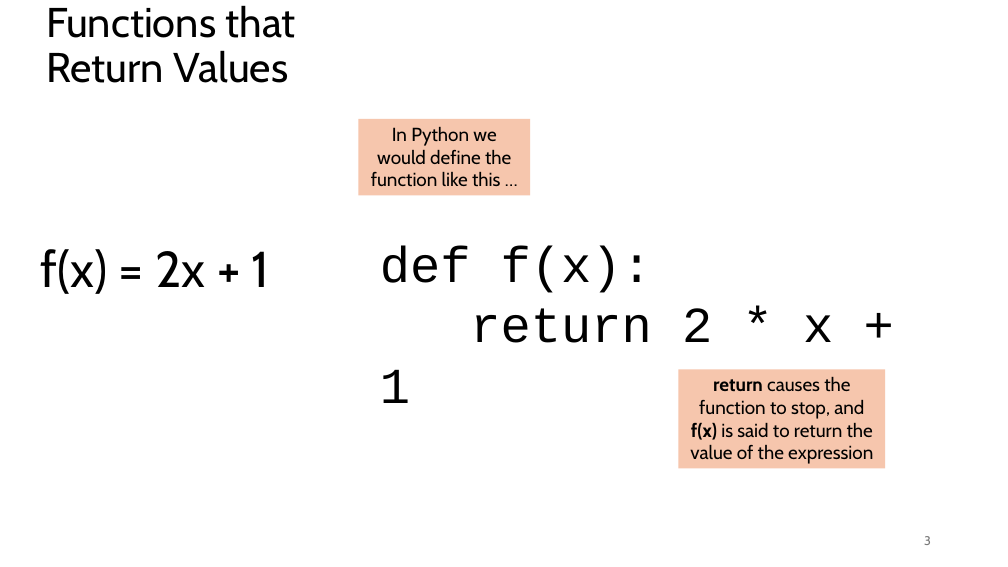
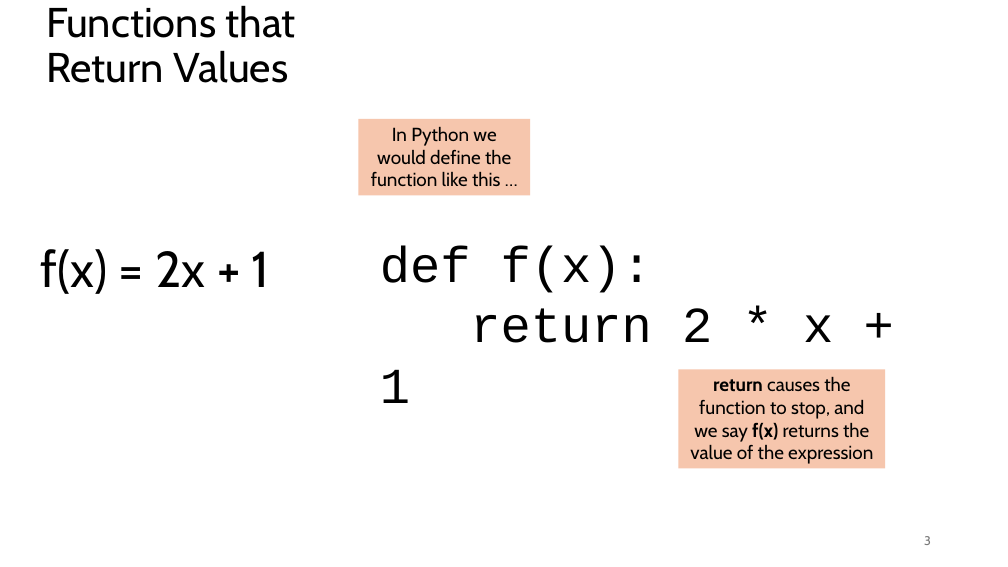
Before and after one commit to tjd1234/cmpt120spring2026, a slide deck: slide 3 of lecture_notes/chapter6/chapter6.pptx. Drawn at 1008x567 pixels with LibreOffice and Linux fonts; fonts in the diff are those of the drawing. Boxes give left, top, right and bottom in pixels: in the first picture for what was removed or moved away, otherwise in the second. Text is boxed around its words. In the diff, an @@ line names an element or a change of style, - is before the commit and + after.

```diff
--- a/lecture_notes/chapter6/chapter6.pptx
+++ b/lecture_notes/chapter6/chapter6.pptx
@@ text in rectangle at (x1=690, y1=376, x2=873, y2=464): text changed @@
-return causes the function to stop, and f(x) is said to return the value of the expression
+return causes the function to stop, and we say f(x) returns the value of the expression
```
Also in this commit, not shown: 15 other slides changed, 4 slides added, 4 slides removed, 2 other files.
